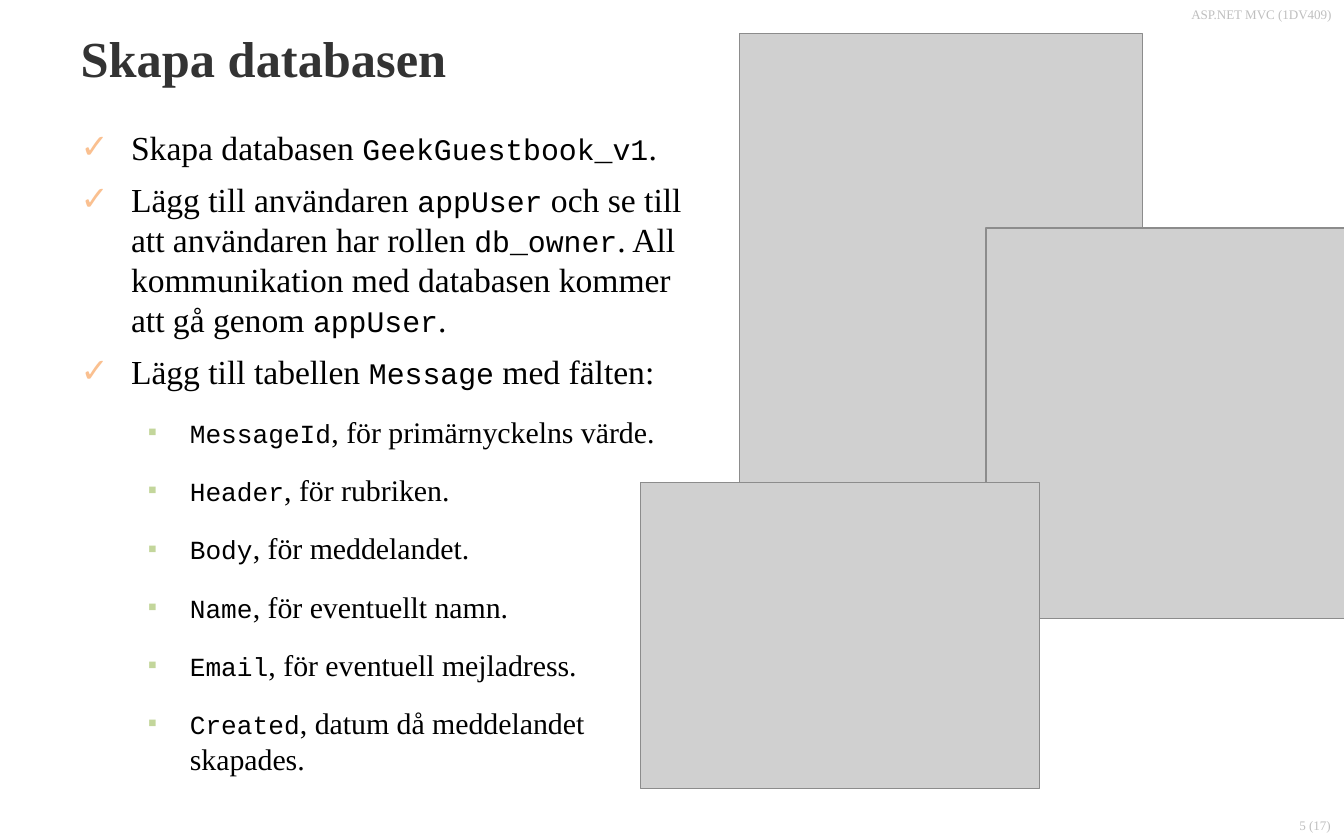
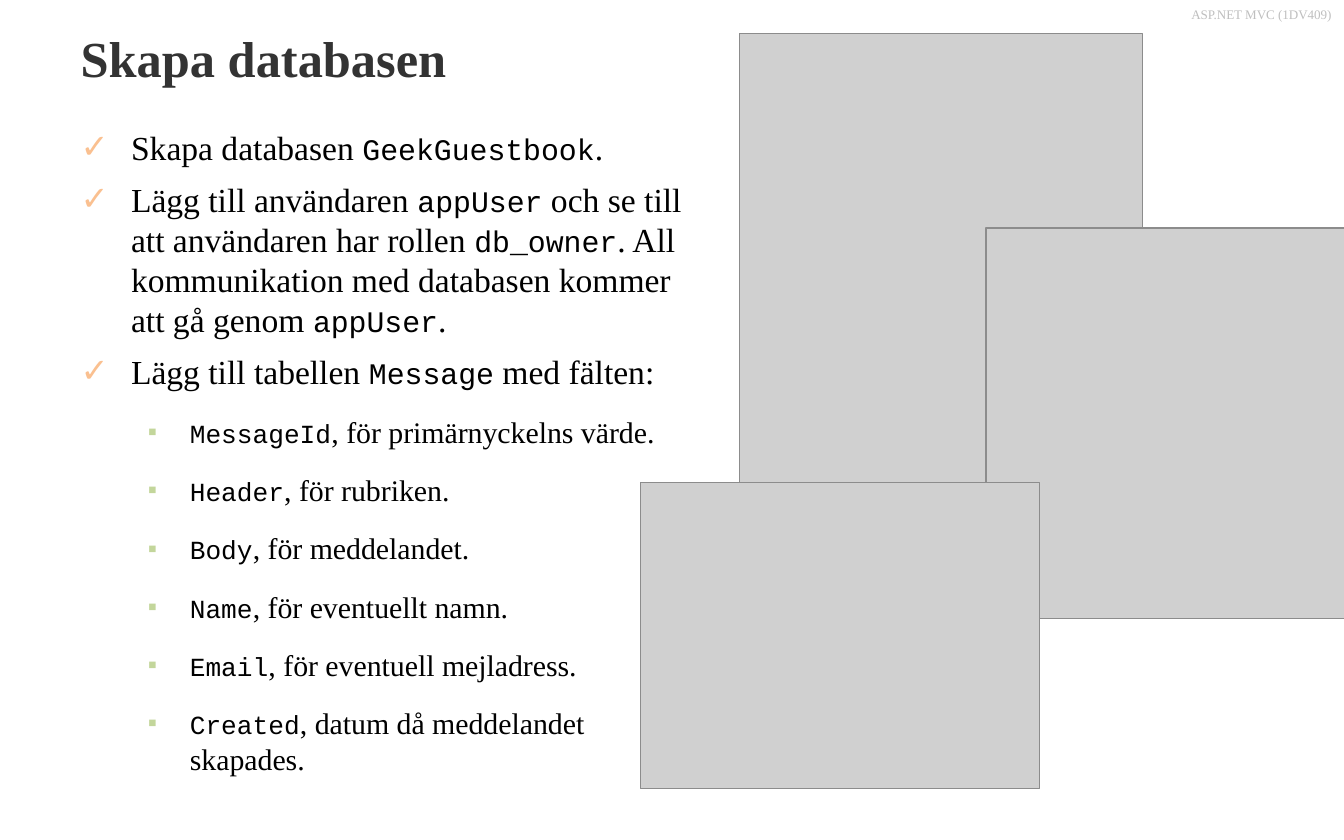
Before and after one commit to 1dv409/kursmaterial, a slide deck: slide 5 of Presentationsmaterial/Dokument/1.2 Enkel gästbok 1.0.pptx. Drawn at 1344x840 pixels with LibreOffice and Linux fonts; fonts in the diff are those of the drawing; grey boxes stand for pictures; background and template pictures are left out. Boxes give left, top, right and bottom in pixels: in the first picture for what was removed or moved away, otherwise in the second. Text is boxed around its words. In the diff, an @@ line names an element or a change of style, - is before the commit and + after.

```diff
--- a/Presentationsmaterial/Dokument/1.2 Enkel gästbok 1.0.pptx
+++ b/Presentationsmaterial/Dokument/1.2 Enkel gästbok 1.0.pptx
@@ text at box(131, 136, 594, 167): text changed; size 16 to 18 pt; font Courier New to Times New Roman @@
-✓ Skapa databasen GeekGuestbook_v1.
+✓ Skapa databasen GeekGuestbook.
@@ page number removed at box(1299, 822, 1331, 832) @@
-5 (17)
```
Also in this commit, not shown: 15 other slides changed, 1 other file.
